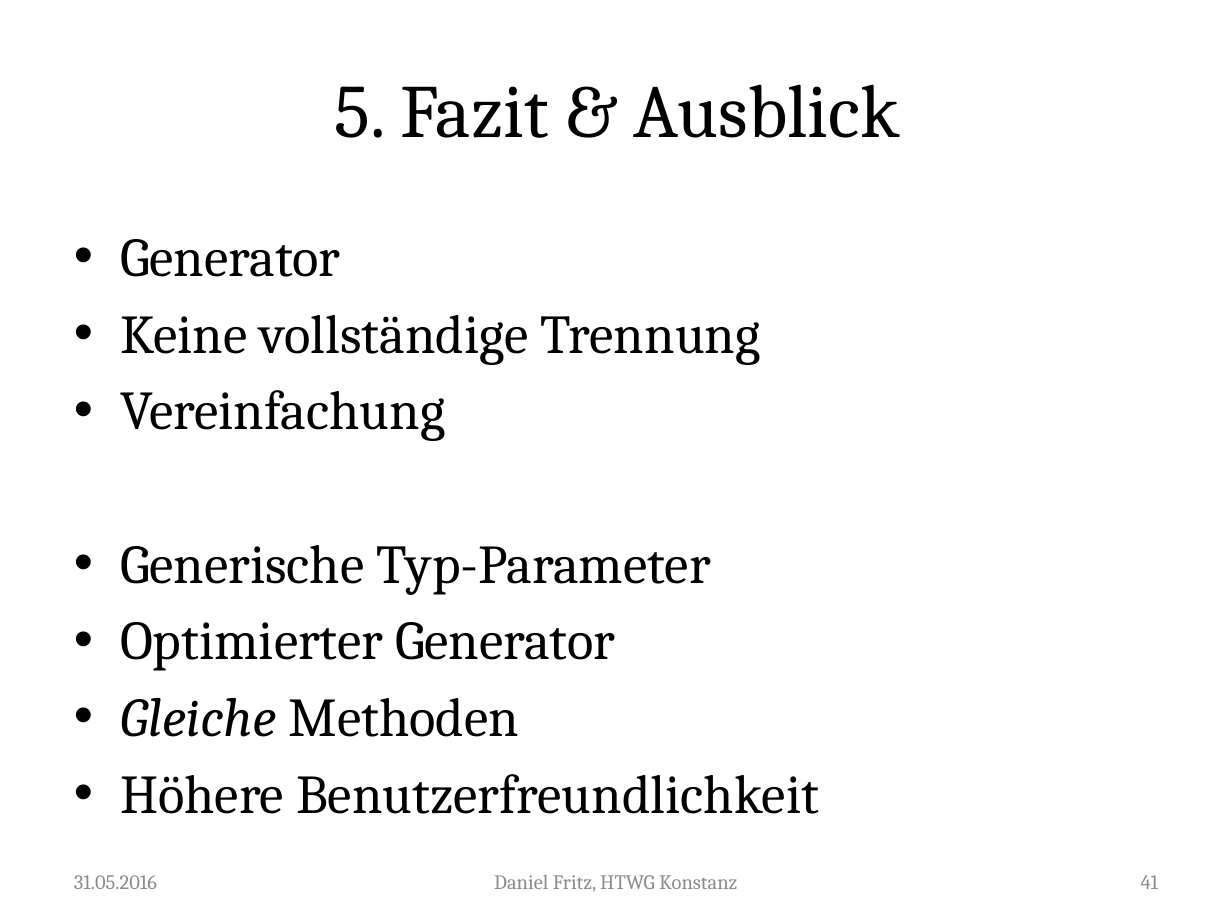
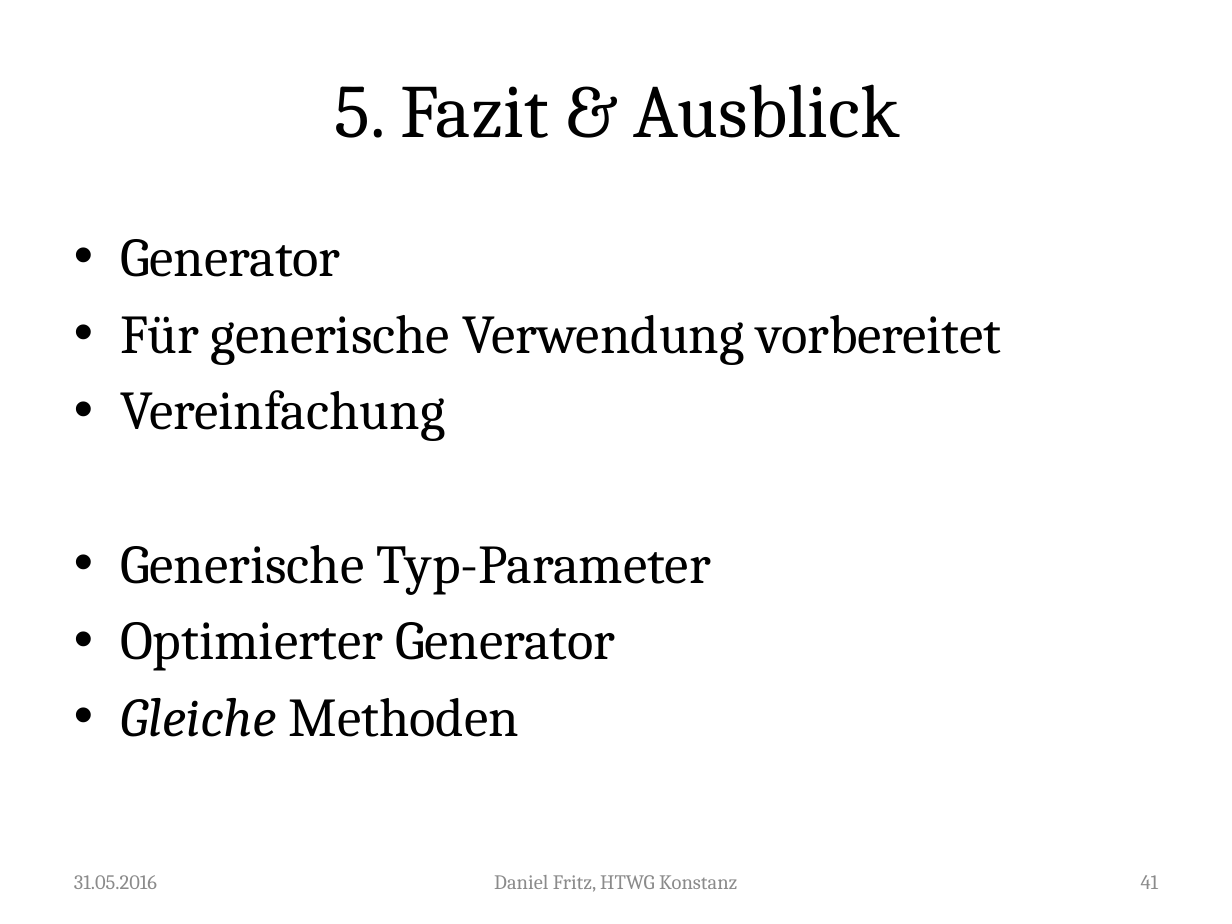
Before and after one commit to Guldenbart/MA, a slide deck: slide 41 of ppt/MA_neu.pptx. Drawn at 1232x924 pixels with LibreOffice and Linux fonts; fonts in the diff are those of the drawing. Boxes give left, top, right and bottom in pixels: in the first picture for what was removed or moved away, otherwise in the second. Text is boxed around its words. In the diff, an @@ line names an element or a change of style, - is before the commit and + after.

```diff
--- a/ppt/MA_neu.pptx
+++ b/ppt/MA_neu.pptx
@@ text at (120,315,1002,365): text changed @@
-• Keine vollständige Trennung
+• Für generische Verwendung vorbereitet
@@ text at (120,774,819,814): paragraph removed @@
-• Höhere Benutzerfreundlichkeit
```
Also in this commit, not shown: 2 other slides changed.
